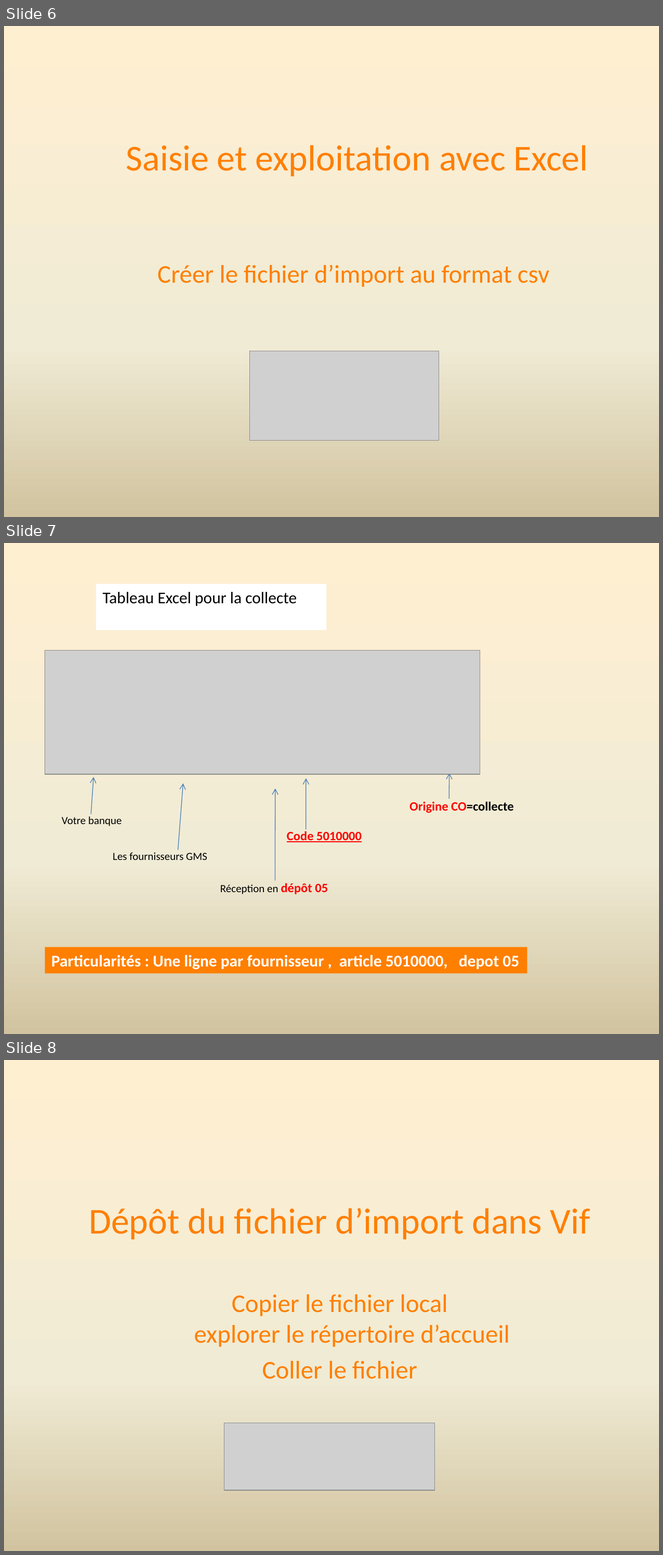
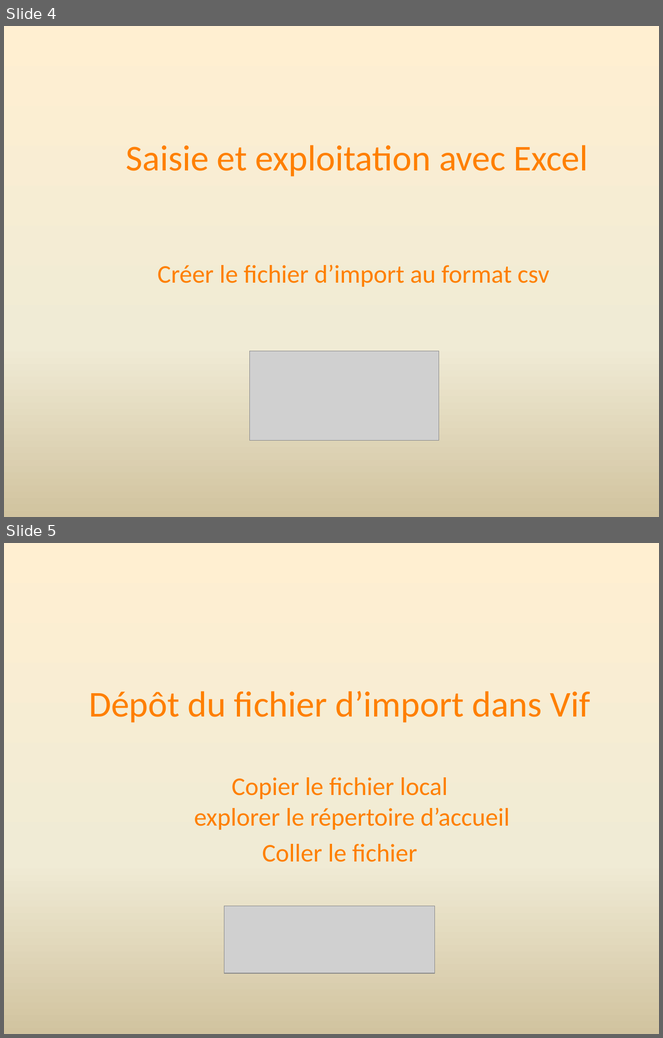
Before and after one commit to yvallet/import_collecte, a slide deck: Les tutoriels de la FFBA_page1.pptx. Shown one above the other, each under a label of ours: slides 6, 7 and 8 before the commit, slides 4 and 5 after it. The pictures are 663x1555 and 663x1038 pixels, drawn with LibreOffice and Linux fonts; fonts in the diff are those of the drawing; grey boxes stand for pictures. Boxes give left, top, right and bottom in pixels: in the first picture for what was removed or moved away, otherwise in the second. Text is boxed around its words. In the diff, an @@ line names an element or a change of style, - is before the commit and + after.

```diff
--- a/Les tutoriels de la FFBA_page1.pptx
+++ b/Les tutoriels de la FFBA_page1.pptx
@@ slide 7 removed at (4,543,659,1034), background gradient #FFEFD1 to #F0EBD5 to #D1C39F @@
@@ rectangle removed at (97,584,327,630) @@
-Tableau Excel pour la collecte
@@ picture removed at (45,651,480,774) @@
@@ arrow removed from (450, 799) to (450, 774) @@
@@ arrow removed from (91, 814) to (94, 777) @@
@@ arrow removed from (178, 850) to (183, 783) @@
@@ arrow removed from (275, 881) to (275, 788) @@
@@ arrow removed from (306, 830) to (306, 778) @@
@@ text removed at (410,801,514,813) @@
-Origine CO=collecte
@@ text removed at (62,817,122,826) @@
-Votre banque
@@ text removed at (287,831,362,843) @@
-Code 5010000
@@ text removed at (113,852,207,860) @@
-Les fournisseurs GMS
@@ text removed at (220,883,328,895) @@
-Réception en dépôt 05
@@ rectangle removed at (45,947,527,974) @@
-Particularités : Une ligne par fournisseur , article 5010000, depot 05
@@ what was slide 6 is now slide 4 @@
@@ what was slide 8 is now slide 5 @@
```
Also in this commit, not shown: 1 slide changed, 3 other slides removed, 14 other files.
